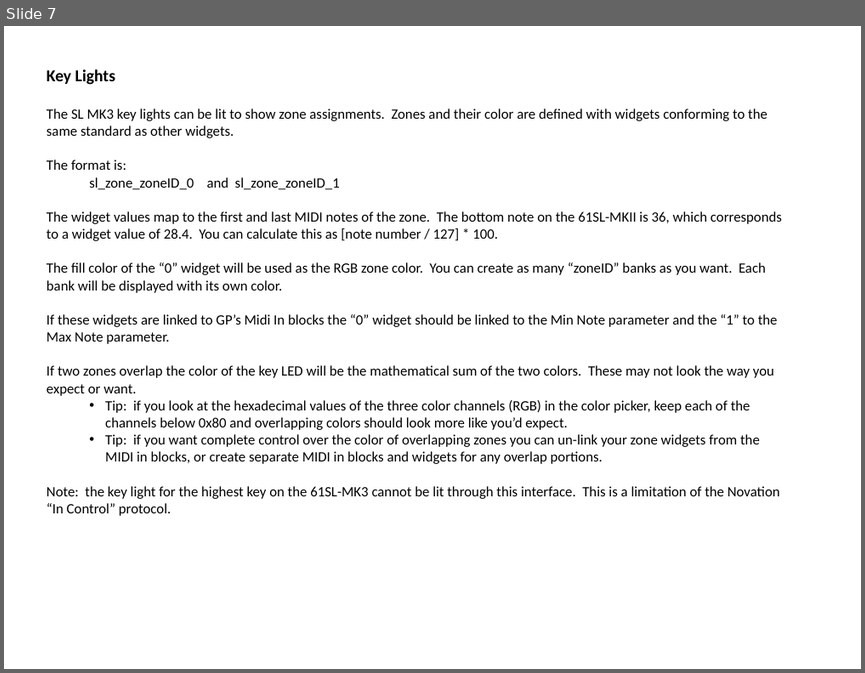
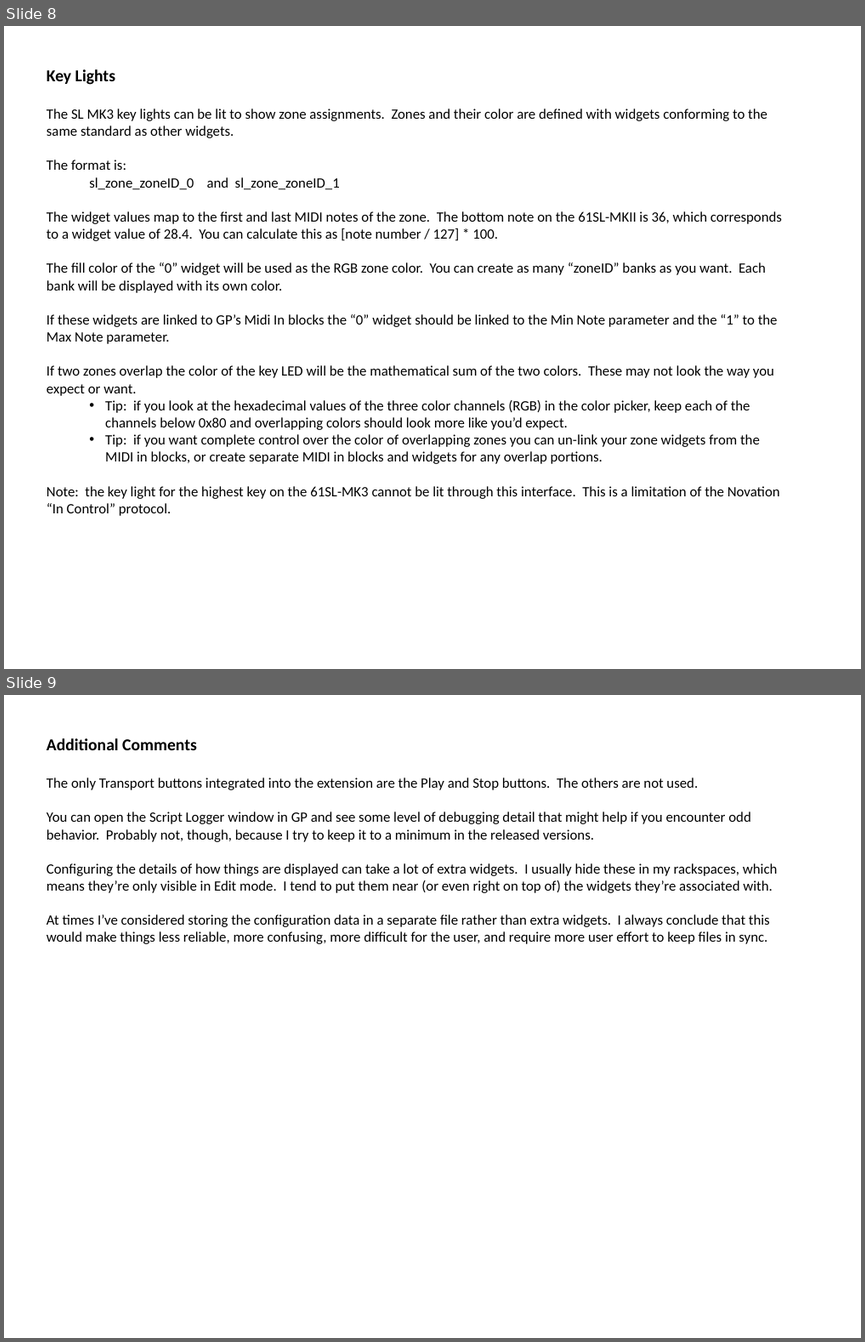
Before and after one commit to WidnerM/GP-SL-MK3, a slide deck: SL-MK3 Extension.pptx. Shown one above the other, each under a label of ours: slide 7 before the commit, slides 8 and 9 after it. The pictures are 865x673 and 865x1342 pixels, drawn with LibreOffice and Linux fonts; fonts in the diff are those of the drawing. Boxes give left, top, right and bottom in pixels: in the first picture for what was removed or moved away, otherwise in the second. Text is boxed around its words. In the diff, an @@ line names an element or a change of style, - is before the commit and + after.

```diff
--- a/SL-MK3 Extension.pptx
+++ b/SL-MK3 Extension.pptx
@@ slide 9 added at bbox=[4, 695, 861, 1338], background #FFFFFF @@
@@ text added at bbox=[46, 738, 778, 944], 12 pt, text #000000 @@
+Additional Comments
+The only Transport buttons integrated into the extension are the Play and Stop buttons. The others are not used.
+You can open the Script Logger window in GP and see some level of debugging detail that might help if you encounter odd behavior. Probably not, though, because I try to keep it to a minimum in the released versions.
+Configuring the details of how things are displayed can take a lot of extra widgets. I usually hide these in my rackspaces, which means they’re only visible in Edit mode. I tend to put them near (or even right on top of) the widgets they’re associated with.
+At times I’ve considered storing the configuration data in a separate file rather than extra widgets. I always conclude that this would make things less reliable, more confusing, more difficult for the user, and require more user effort to keep files in sync.
@@ what was slide 7 is now slide 8 @@
```
Also in this commit, not shown: 5 slides changed, 1 other slide added, 4 other files.
